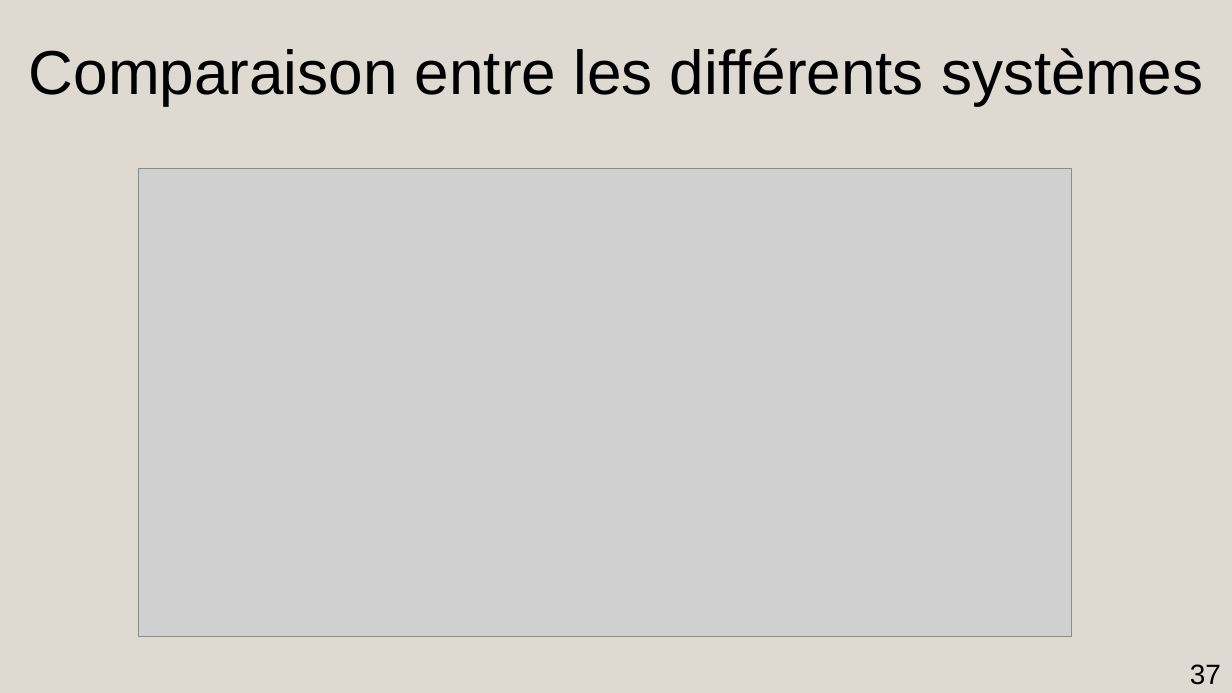
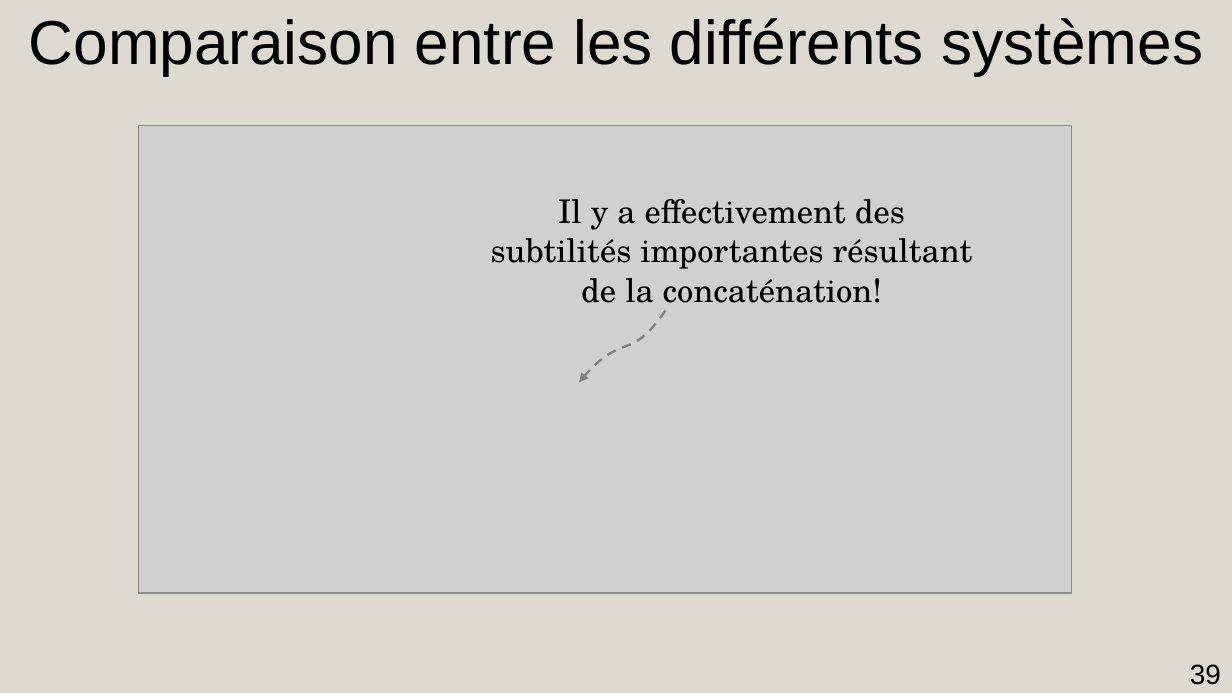
Before and after one commit to AmdaU/presentations, a slide deck: slide 39 of Seminaire/Seminaire.odp (slide 37 before the commit). Drawn at 1232x693 pixels with LibreOffice and Linux fonts; fonts in the diff are those of the drawing; grey boxes stand for pictures. Boxes give left, top, right and bottom in pixels: in the first picture for what was removed or moved away, otherwise in the second. Text is boxed around its words. In the diff, an @@ line names an element or a change of style, - is before the commit and + after.

```diff
--- a/Seminaire/Seminaire.odp
+++ b/Seminaire/Seminaire.odp
@@ title "Comparaison entre les différents systèmes": place and size @@
-title "Comparaison entre les différents systèmes" at [29, 48, 1203, 105]
+title "Comparaison entre les différents systèmes" at [29, 18, 1203, 75]
@@ picture: place and size @@
-picture at [139, 169, 1071, 637]
+picture at [139, 125, 1071, 594]
@@ title added at [491, 199, 973, 312], 21 pt, text #000000 @@
+Il y a effectivement des subtilités importantes résultant de la concaténation!
@@ freeform shape added at [579, 311, 665, 382], outline #808080 1.5 pt dashed @@
@@ page number at [1190, 664, 1221, 685]: text changed @@
-37
+39
```
Also in this commit, not shown: 4 other slides changed, 5 slides added, 17 other files.
